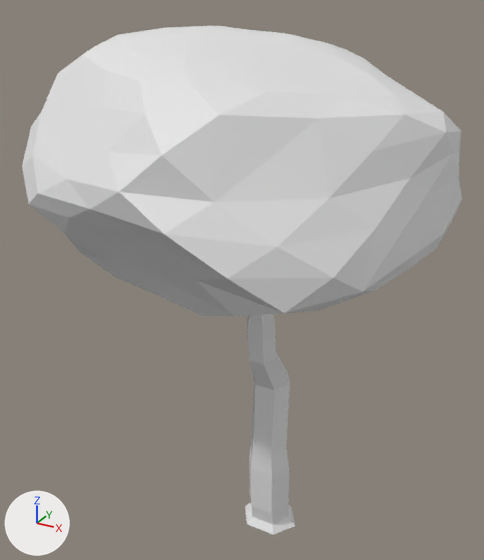
Two versions of the Blender file Assets/Models/Dab.blend, one commit apart.
The view is the same before and after, from a camera (50 mm lens) standing at (2.55, -6.42, 6.59) and looking at (-0.87, -0.21, 3.48). The axes (+X, +Y, +Z) are drawn at lower left. The lights are the same throughout.

In view in the first picture: 'baza', 'liscie_duze'.
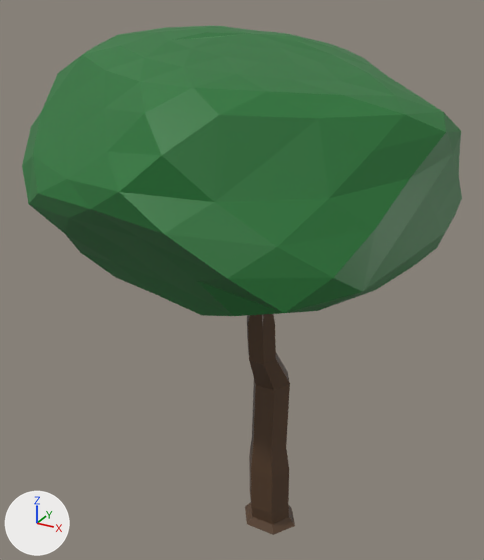
The change, as a list of edits to the scene's bpy script:
```text
Change mat_material:
    mat_material.base_color: (0.8, 0.8, 0.8) -> (0.0987, 0.0519, 0.0259)  # white #e7e7e7 -> brown #58402d
Add mat_liscie:
    mat_liscie = principled_material('liscie')
    mat_liscie.base_color = (0.0183, 0.185, 0.0368)  # dark green #257736
Change me_sphere:
    where me_sphere.from_pydata(...)  # 1986 vertices, 1984 faces; spans x -0.94..0.82, y -0.92..0.85, z -0.7..0.82
    add me_sphere.materials.append(mat_liscie)  # dark green #257736
```

Location of each change, (x1, y1, x2, y2) in pixels of the pictures (484 x 560 px):
'liscie_duze', recoloured (white to green): (22, 26, 462, 316) in both
'baza', recoloured (white to brown): (245, 314, 295, 535) in both
